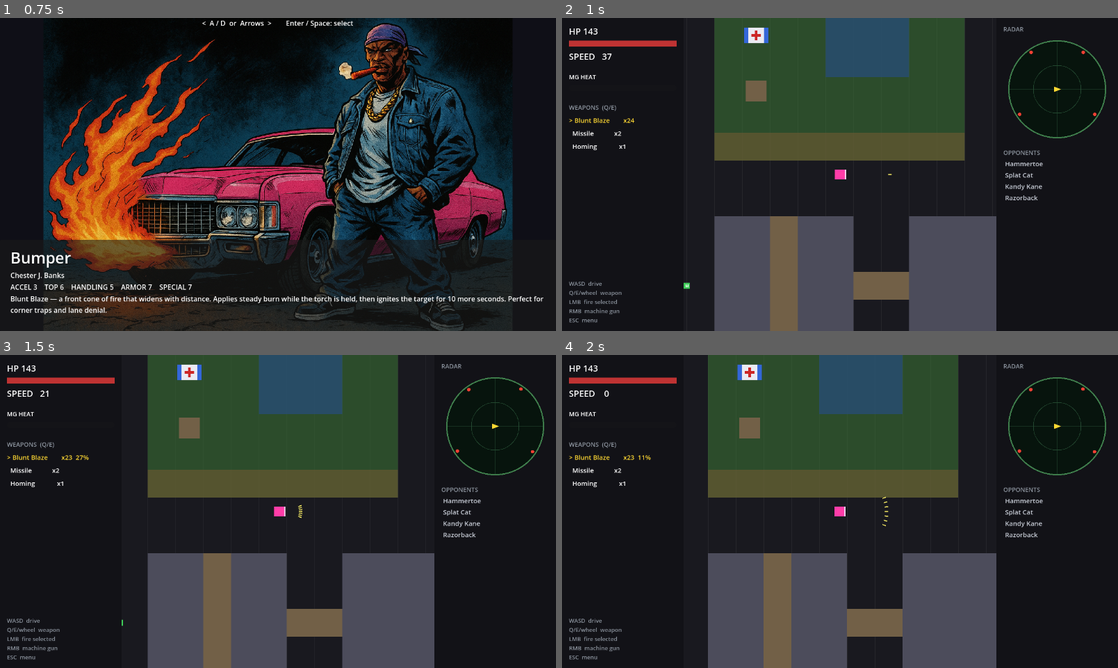
Above: before the commit, frames 1-4 (two rows, left to right).
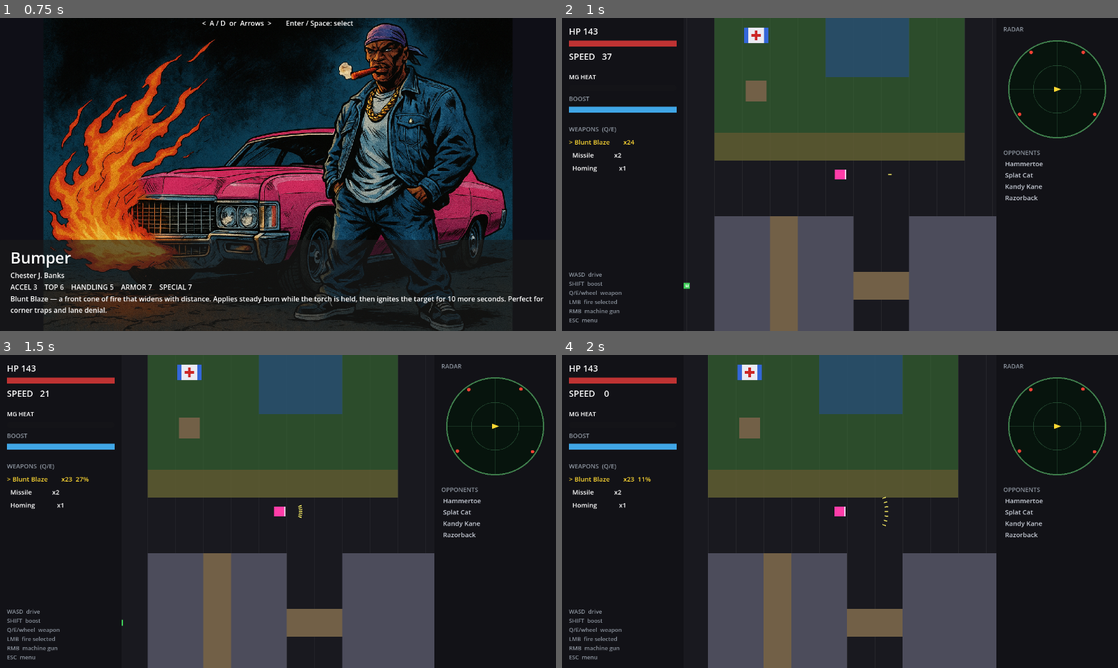
Above: after the commit, the same moments.

Repository: b3p3k0/bentchrome
Game: Godot game, scene res://ui/title.tscn
Two runs of this game, one before a commit and one after it. Both use one fixed random seed, a clock stepped at 60 frames per second and the inputs below.
Inputs (mouse positions are in pixels of both pictures, inside the frame that each line leads up to):
- Up to frame 1 (0.75 s): tap Enter (select_confirm) at 0.5 s; move the mouse to (250, 237) at 0.52 s; hold W (move_up) from 0.53 s (still down); tap Shift (boost, bound only after the commit) at 0.6 s; click (250, 237) at 0.67 s
- Up to frame 2 (1 s): keep holding W (move_up); tap Space at 0.77 s
- Up to frame 3 (1.5 s): release W (move_up) at 1.25 s; drag from (444, 558) to (278, 373) at 1.27 s
- Up to frame 4 (2 s): no input

Frame 1 is identical in both runs. In frame 2, 1.0% of the frame differs, in the area x 1-21%, y 25-86%; in frame 3, 1.0%; in frame 4, 1.0%.

Commit message:
Card 3: boost — LSHIFT nitro with a finite tank
Hold SHIFT (or left bumper) to burn the tank at 2%/s for x1.5 accel
and x1.35 top speed; no recharge, resets with the round. Cyan BOOST
bar under MG HEAT in the dash; SHIFT added to the keyguide. Feel-band
tests untouched (no boost in their intents); new tests lock the
over-top headroom, burn rate, and inert-when-empty behavior.

Co-Authored-By: Claude Fable 5 <noreply@anthropic.com>

Diff:
--- a/game/input_router.gd
+++ b/game/input_router.gd
@@ -15,6 +15,7 @@
 const ACTION_WEAPON_PREV := &"weapon_prev"
 const ACTION_WEAPON_NEXT := &"weapon_next"
 const ACTION_HANDBRAKE := &"handbrake"
+const ACTION_BOOST := &"boost"
 const ACTION_PAUSE := &"pause"
 const ACTION_SELECT_PREV := &"select_prev"
 const ACTION_SELECT_NEXT := &"select_next"
@@ -30,6 +31,7 @@
 	_ensure_action(ACTION_WEAPON_PREV, [_key(KEY_Q), _mouse(MOUSE_BUTTON_WHEEL_UP)])
 	_ensure_action(ACTION_WEAPON_NEXT, [_key(KEY_E), _mouse(MOUSE_BUTTON_WHEEL_DOWN)])
 	_ensure_action(ACTION_HANDBRAKE, [_key(KEY_CTRL), _joy_button(JOY_BUTTON_B)])
+	_ensure_action(ACTION_BOOST, [_key(KEY_SHIFT), _joy_button(JOY_BUTTON_LEFT_SHOULDER)])
 	_ensure_action(ACTION_PAUSE, [_key(KEY_ESCAPE), _joy_button(JOY_BUTTON_START)])
 	_ensure_action(ACTION_SELECT_PREV, [_key(KEY_A), _key(KEY_LEFT), _axis(JOY_AXIS_LEFT_X, -1.0)])
 	_ensure_action(ACTION_SELECT_NEXT, [_key(KEY_D), _key(KEY_RIGHT), _axis(JOY_AXIS_LEFT_X, 1.0)])
--- a/tests/test_driving_controller.gd
+++ b/tests/test_driving_controller.gd
@@ -149,3 +149,25 @@
 	bike.free()
 	mid.free()
 	heavy.free()
+
+func test_boost_raises_top_and_burns_fuel() -> void:
+	var mid = _ctrl(5.0, 207.0)
+	var stub := StubVehicle.new()
+	var intent := {"throttle": 1.0, "steer": 0.0, "boost": true}
+	# 10s of held boost: past normal top, tank down by burn_rate * time.
+	for i in 600:
+		mid.apply(stub, intent, DT)
+	t.check(_fwd(stub) > TOP * 1.05, "boost: exceeds normal top speed (got %.0f)" % _fwd(stub))
+	t.check_approx(mid.boost_fuel, 1.0 - mid.boost_burn_rate * 10.0, "boost: tank burns at burn_rate per second")
+	mid.free()
+
+func test_boost_empty_tank_is_inert() -> void:
+	var mid = _ctrl(5.0, 207.0)
+	mid.boost_fuel = 0.0
+	var stub := StubVehicle.new()
+	var intent := {"throttle": 1.0, "steer": 0.0, "boost": true}
+	for i in 1200:  # plenty of time to reach whatever cap applies
+		mid.apply(stub, intent, DT)
+	t.check(_fwd(stub) <= TOP + 1.0, "boost: empty tank means normal top speed (got %.0f)" % _fwd(stub))
+	t.check(mid.boost_fuel == 0.0, "boost: tank never goes negative")
+	mid.free()
--- a/ui/hud.gd
+++ b/ui/hud.gd
@@ -22,6 +22,7 @@
 var _speed_label: Label
 var _heat_bar: ProgressBar
 var _heat_label: Label
+var _boost_bar: ProgressBar
 var _slot_labels: Array = []
 
 func _ready() -> void:
@@ -42,6 +43,9 @@
 		_heat_bar.value = mg.heat_fraction() * 100.0
 		_heat_label.text = "MG HEAT — LOCKED" if mg.is_locked() else "MG HEAT"
 		_heat_label.modulate = Color(1.0, 0.35, 0.3) if mg.is_locked() else Color.WHITE
+	var ctrl := _player.get_controller()
+	if ctrl:
+		_boost_bar.value = ctrl.boost_fuel * 100.0
 	if _rack:
 		for i in _slot_labels.size():
 			var lbl: Label = _slot_labels[i]
@@ -138,6 +142,10 @@
 	vbox.add_child(_spacer(8))
 	_heat_label = _label(vbox, "MG HEAT", 14)
 	_heat_bar = _bar(vbox, Color(0.95, 0.55, 0.15))
+	var boost_label := _label(vbox, "BOOST", 14)
+	boost_label.modulate = DIM_TEXT
+	_boost_bar = _bar(vbox, Color(0.25, 0.65, 0.9))
+	_boost_bar.value = 100.0
 	vbox.add_child(_spacer(12))
 
 	var weapons_hdr := _label(vbox, "WEAPONS  (Q/E)", 14)
@@ -150,6 +158,7 @@
 	vbox.add_child(fill)
 
 	var guide := _label(vbox, "WASD  drive
+SHIFT  boost
 Q/E/wheel  weapon
 LMB  fire selected
 RMB  machine gun
--- a/vehicles/drivers/player_driver.gd
+++ b/vehicles/drivers/player_driver.gd
@@ -16,4 +16,5 @@
 		"weapon_prev": Input.is_action_just_pressed(IR.ACTION_WEAPON_PREV),
 		"weapon_next": Input.is_action_just_pressed(IR.ACTION_WEAPON_NEXT),
 		"handbrake": Input.is_action_pressed(IR.ACTION_HANDBRAKE),
+		"boost": Input.is_action_pressed(IR.ACTION_BOOST),
 	}
--- a/vehicles/driving_controller.gd
+++ b/vehicles/driving_controller.gd
@@ -28,6 +28,13 @@
 @export_group("Mass")
 @export_range(1.0, 10.0) var mass := 5.0  # design 1-10 (StatCurves); shapes launch/coast/brake
 
+@export_group("Boost")
+@export var boost_top_factor := 1.35
+@export var boost_accel_factor := 1.5
+@export var boost_burn_rate := 0.02  # tank fraction per second held (full tank = 50s)
+
+var boost_fuel := 1.0  # 0..1; no recharge — resets with the scene
+
 ## Per-surface multipliers on acceleration, top speed, and grip. road = baseline.
 const TERRAIN := {
 	&"road": {"accel": 1.0, "top": 1.0, "grip": 1.0},
@@ -51,6 +58,12 @@
 	var scale: float = vehicle.get_speed_scale() if vehicle.has_method(&"get_speed_scale") else 1.0
 	accel *= scale
 	top *= scale
+
+	# Boost: hold to burn the tank (no recharge) for extra shove and headroom.
+	if intent.get("boost", false) and boost_fuel > 0.0:
+		boost_fuel = maxf(boost_fuel - boost_burn_rate * delta, 0.0)
+		accel *= boost_accel_factor
+		top *= boost_top_factor
 
 	var forward := Vector2.RIGHT.rotated(vehicle.heading)
 	var fwd_speed: float = vehicle.velocity.dot(forward)
